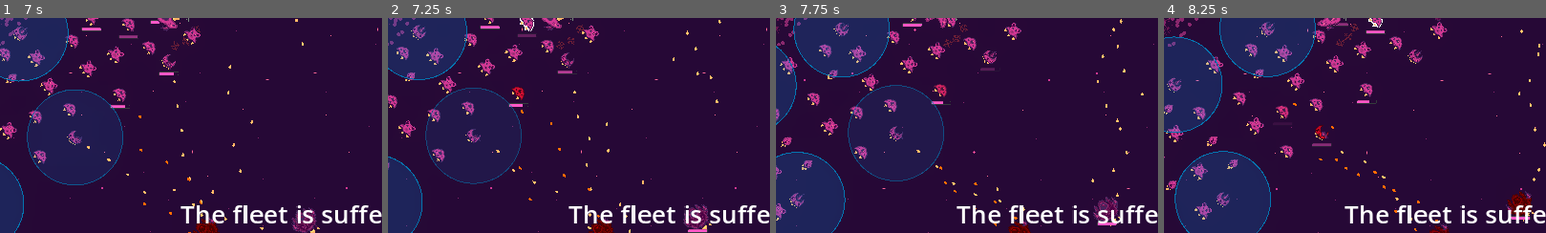
Above: before the commit, frames 1-4 (left to right).
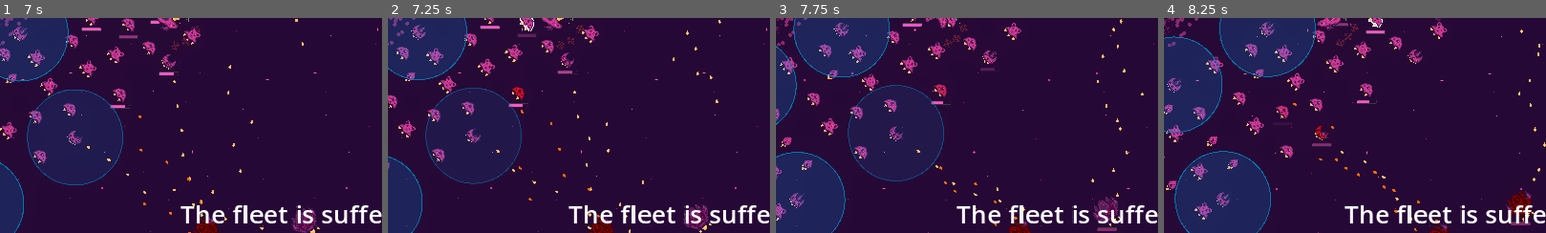
Above: after the commit, the same moments.

Repository: bear-minimum-studio/space-bear
Game: Godot game, scene res://Game.tscn
Same seed, same stepped clock (60 frames per second), same inputs: the game is played once before the commit and once after it.
Inputs:
- Up to frame 1 (7 s): tap Enter (upgrade) at 0.5 s; hold Right (turn_right) 0.53-1.28 s; tap Down (decelerate) at 0.6, 3.6, 6.6 s; hold Ctrl (brake) 1.28-2.03 s; tap Space (fire) at 1.35, 4.35 s; hold Right (turn_right) 2.03-2.78 s; hold G (grappling_hook) 2.03-2.78 s; hold Up (accelerate) 2.78-3.53 s; tap F (turret_fire) at 2.85, 5.85 s; hold Left (turn_left) 3.53-5.03 s; hold Ctrl (brake) 5.03-5.78 s; hold G (grappling_hook) 5.03-5.78 s; hold Right (turn_right) 5.78-6.53 s; hold Up (accelerate) from 6.53 s (still down)
- Up to frame 2 (7.25 s): keep holding Up (accelerate)
- Up to frame 3 (7.75 s): release Up (accelerate) at 7.28 s; hold Right (turn_right) from 7.28 s (still down); tap Space (fire) at 7.35 s
- Up to frame 4 (8.25 s): release Right (turn_right) at 8.03 s; hold Ctrl (brake) from 8.03 s (still down); hold G (grappling_hook) from 8.03 s (still down)
The pictures show only the part of the screen within x 27-77%, y 50-100%; the shares and areas given below are measured in that part.

Frame 1 is identical in both runs. In frame 2, less than 0.1% of the frame differs, in the area x 78-84%, y 98-100%; in frame 3, 0.2%, in the area x 84-90%, y 94-100%; in frame 4, 0.2%.

Commit message:
feat: better health bars for enemies

Diff:
--- a/npc/enemies/Enemy.tscn
+++ b/npc/enemies/Enemy.tscn
@@ -37,7 +37,7 @@
 [node name="HealthSystem" parent="." index="6"]
 max_health = 200
 
-[node name="Health" parent="UI" index="0"]
-offset_top = 29.0
-offset_bottom = 45.0
-tint_progress = Color(0.552941, 0.196078, 0.298039, 1)
+[node name="HealthBar" parent="UI" index="0"]
+offset_top = 30.0
+offset_bottom = 46.0
+tint_progress = Color(0.529412, 0.156863, 0.415686, 1)
